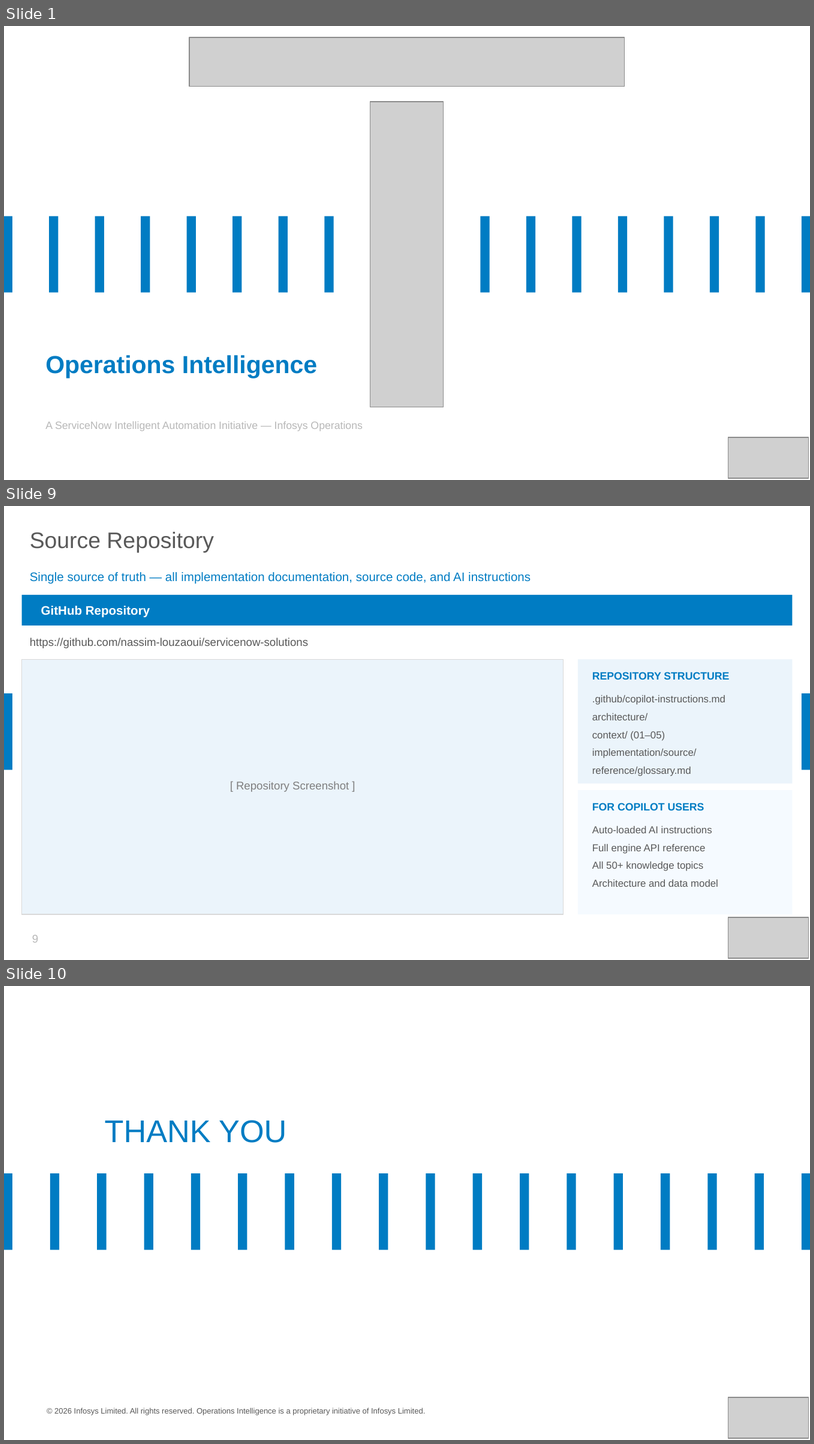
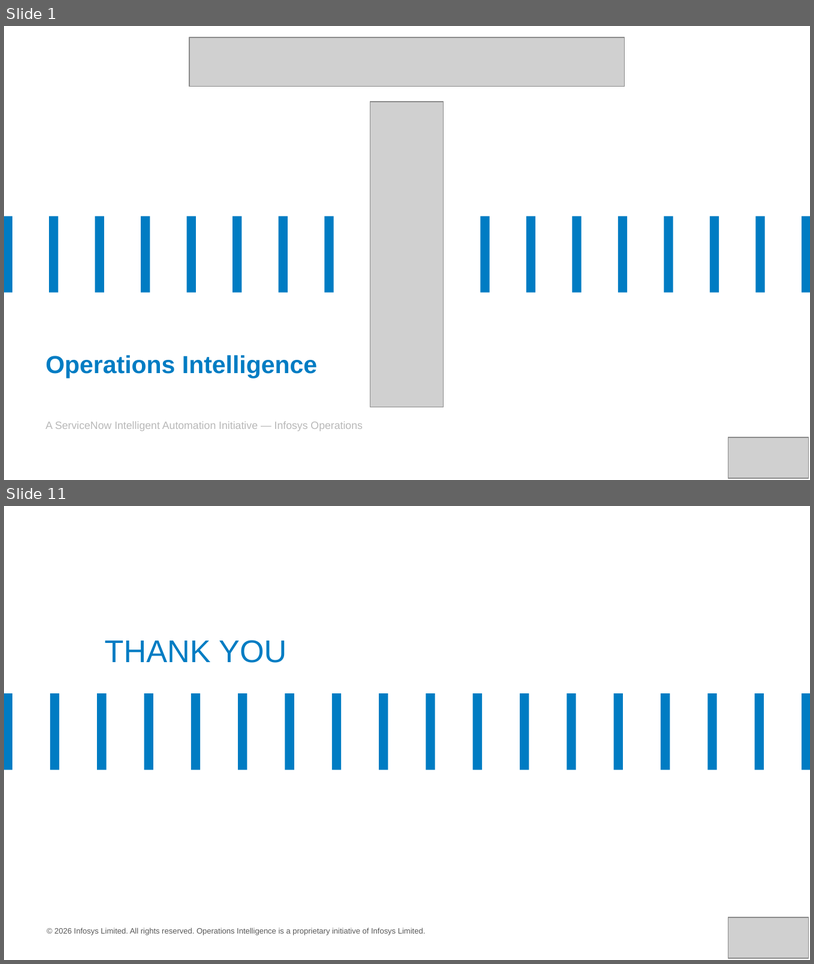
Before and after one commit to nassim-louzaoui/ServiceNow-Solutions, a slide deck: pptx_build/Operations-Intelligence-Overview.pptx. Shown one above the other, each under a label of ours: slides 1, 9 and 10 before the commit, slides 1 and 11 after it; the slides between them are not shown. The pictures are 814x1444 and 814x964 pixels, drawn with LibreOffice and Linux fonts; fonts in the diff are those of the drawing; grey boxes stand for pictures. Boxes give left, top, right and bottom in pixels: in the first picture for what was removed or moved away, otherwise in the second. Text is boxed around its words. In the diff, an @@ line names an element or a change of style, - is before the commit and + after.

```diff
--- a/pptx_build/Operations-Intelligence-Overview.pptx
+++ b/pptx_build/Operations-Intelligence-Overview.pptx
@@ slide 9 removed at bbox=[4, 506, 810, 960], background #FFFFFF @@
@@ text removed at bbox=[30, 532, 214, 552] @@
-Source Repository
@@ text removed at bbox=[30, 572, 531, 584] @@
-Single source of truth — all implementation documentation, source code, and AI instructions
@@ rectangle removed at bbox=[22, 595, 792, 625] @@
@@ text removed at bbox=[41, 606, 150, 618] @@
-GitHub Repository
@@ text removed at bbox=[30, 637, 308, 648] @@
-https://github.com/nassim-louzaoui/servicenow-solutions
@@ rectangle removed at bbox=[22, 659, 564, 914] @@
@@ rectangle removed at bbox=[578, 659, 792, 783] @@
@@ text removed at bbox=[593, 672, 729, 679] @@
-REPOSITORY STRUCTURE
@@ rectangle removed at bbox=[4, 693, 12, 769] @@
@@ text removed at bbox=[593, 695, 726, 705] @@
-.github/copilot-instructions.md
@@ rectangle removed at bbox=[803, 693, 810, 769] @@
@@ text removed at bbox=[593, 713, 648, 720] @@
-architecture/
@@ text removed at bbox=[593, 731, 665, 741] @@
-context/ (01–05)
@@ text removed at bbox=[593, 748, 697, 758] @@
-implementation/source/
@@ text removed at bbox=[593, 766, 692, 776] @@
-reference/glossary.md
@@ text removed at bbox=[236, 781, 349, 792] @@
-[ Repository Screenshot ]
@@ rectangle removed at bbox=[578, 790, 792, 914] @@
@@ text removed at bbox=[593, 802, 705, 810] @@
-FOR COPILOT USERS
@@ text removed at bbox=[593, 826, 713, 833] @@
-Auto-loaded AI instructions
@@ text removed at bbox=[593, 844, 705, 853] @@
-Full engine API reference
@@ text removed at bbox=[593, 861, 704, 871] @@
-All 50+ knowledge topics
@@ text removed at bbox=[593, 879, 719, 886] @@
-Architecture and data model
@@ picture removed at bbox=[728, 917, 808, 958] @@
@@ text removed at bbox=[32, 934, 38, 942] @@
-9
@@ what was slide 10 is now slide 11 @@
```
Also in this commit, not shown: 6 slides changed, 3 slides added, 1 other slide removed, 1 other file.
